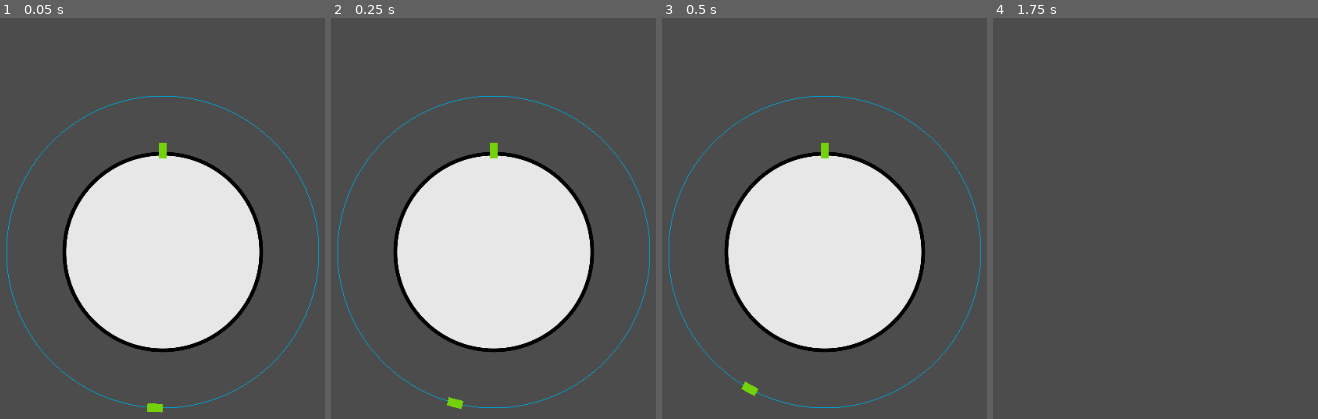
Above: before the commit, frames 1-4 (left to right).
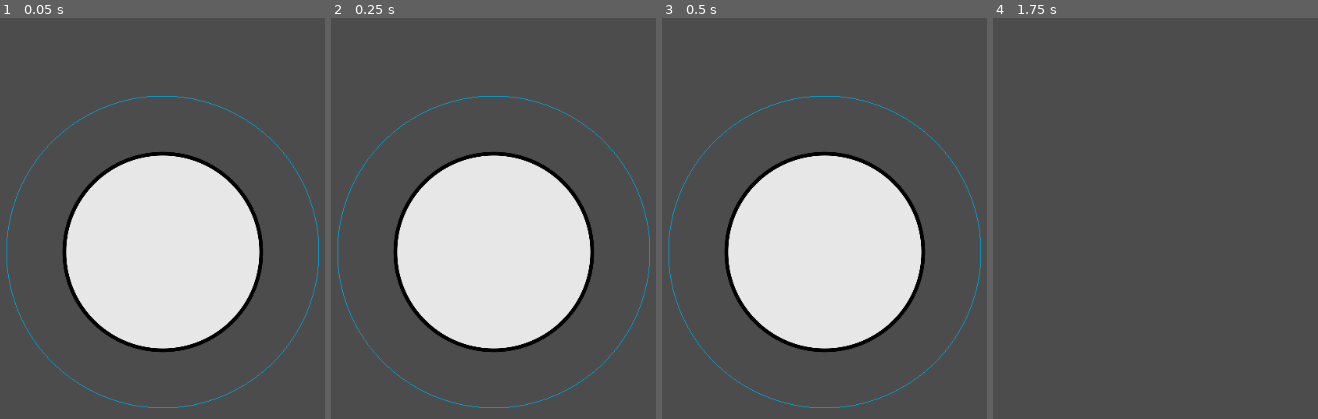
Above: after the commit, the same moments.

Repository: game-prototypes/orbit
Game: Godot game, scene res://scenes/Main.tscn
The game is run twice, just before and just after one commit, with the same random seed, the same clock (stepped at 60 frames per second) and the same inputs.
Inputs (mouse positions are in pixels of both pictures, inside the frame that each line leads up to):
- Up to frame 1 (0.05 s): no input
- Up to frame 2 (0.25 s): no input
- Up to frame 3 (0.5 s): no input
- Up to frame 4 (1.75 s): move the mouse to (outside the picture) at 0.52 s; hold S (camera_padding_down) 0.53-1.28 s; click (outside the picture) at 0.67 s; move the mouse to (996, 274) at 1.27 s; tap A (camera_padding_left) at 1.35 s; click (996, 274) at 1.42 s

The runs differ from the first frame. In frame 1, 0.2% of the frame differs, in the area x 3-97%, y 20-99%; in frame 2, 0.2%; in frame 3, 0.2%, in the area x 1-99%, y 19-98%; in frame 4, nothing differs.

Commit message:
basic ships in orbit

Diff:
--- /dev/null
+++ b/autoload/HUD.gd
@@ -0,0 +1,32 @@
+extends CanvasLayer
+
+
+onready var planet_name:Label=$PlanetInfo/PlanetName
+onready var ships_label:Label=$PlanetInfo/ShipsLabel
+onready var planet_info:Panel=$PlanetInfo
+
+var planet:Planet
+
+func _ready():
+	hide_planet_info()
+
+func display_planet_info(planet: Planet):
+	self.planet=planet
+
+func _process(delta: float) -> void:
+	if planet:
+		planet_name.text=planet.planet_name
+		planet_info.visible=true
+		ships_label.text="Ships: "+ String(planet.ships.size())
+
+func hide_planet_info():
+	planet_info.visible=false
+
+
+func _on_build_button_pressed() -> void:
+	planet.build_ship()
+
+
+func _on_launch_ship_pressed() -> void:
+	if planet.can_launch_ship():
+		planet.launch_ship()
--- /dev/null
+++ b/autoload/HUD.tscn
@@ -0,0 +1,63 @@
+[gd_scene load_steps=2 format=2]
+
+[ext_resource path="res://autoload/HUD.gd" type="Script" id=1]
+
+[node name="HUD" type="CanvasLayer"]
+script = ExtResource( 1 )
+
+[node name="PlanetInfo" type="Panel" parent="."]
+modulate = Color( 1, 1, 1, 0.721569 )
+anchor_left = 1.0
+anchor_right = 1.0
+margin_left = -191.0
+margin_bottom = 229.0
+__meta__ = {
+"_edit_use_anchors_": false
+}
+
+[node name="PlanetName" type="Label" parent="PlanetInfo"]
+margin_left = 5.0
+margin_top = 5.0
+margin_right = 170.0
+margin_bottom = 22.0
+text = "Planet Name"
+__meta__ = {
+"_edit_use_anchors_": false
+}
+
+[node name="ShipsLabel" type="Label" parent="PlanetInfo"]
+margin_left = 5.0
+margin_top = 21.0
+margin_right = 45.0
+margin_bottom = 35.0
+text = "Ships: 0"
+__meta__ = {
+"_edit_use_anchors_": false
+}
+
+[node name="BuildShipButton" type="Button" parent="PlanetInfo"]
+anchor_top = 1.0
+anchor_bottom = 1.0
+margin_left = 8.0
+margin_top = -27.0
+margin_right = 20.0
+margin_bottom = -7.0
+text = "Build Ship"
+__meta__ = {
+"_edit_use_anchors_": false
+}
+
+[node name="LaunchShip" type="Button" parent="PlanetInfo"]
+anchor_top = 1.0
+anchor_bottom = 1.0
+margin_left = 100.0
+margin_top = -27.0
+margin_right = 176.0
+margin_bottom = -7.0
+text = "Launch Ship"
+__meta__ = {
+"_edit_use_anchors_": false
+}
+
+[connection signal="pressed" from="PlanetInfo/BuildShipButton" to="." method="_on_build_button_pressed"]
+[connection signal="pressed" from="PlanetInfo/LaunchShip" to="." method="_on_launch_ship_pressed"]
--- a/camera/camera.gd
+++ b/camera/camera.gd
@@ -5,6 +5,9 @@
 export (Vector2) var zoom_constraint=Vector2(1,5)
 
 var pan_delta=Vector2(0,0)
+
+func _ready() -> void:
+	randomize()
 
 func _unhandled_input(event: InputEvent)->void:
 	if event is InputEventMouseButton:
--- /dev/null
+++ b/clickable_item.gd
@@ -0,0 +1,9 @@
+extends Area2D
+
+signal on_click(button_index)
+
+func _input_event(viewport, event, shape_idx):
+	if event is InputEventMouseButton \
+	and event.button_index == BUTTON_LEFT \
+	and event.is_pressed():
+		emit_signal("on_click", event.button_index)
--- a/entities/orbit/orbit.gd
+++ b/entities/orbit/orbit.gd
@@ -1,27 +1,22 @@
+tool
 extends Node2D
 
-var orbit_speed=1
+var orbit_speed=0.1
 export var radius=8
 export var orbit_color:Color
 
-export var quality:int=32
+export var quality:int=128
 
-onready var ship=$Ship
-
-
-func _ready():
-	ship.position=Vector2(0, radius)
-	ship.rotation_degrees=90
+var ships=[]
 
 func _process(delta):
-	self.rotate(orbit_speed*delta)
+	if not Engine.editor_hint:
+		self.rotate(orbit_speed*delta)
 	update()
 
 
 func _draw():
 	draw_circle_arc(Vector2.ZERO, radius, 0, 360, orbit_color)
-
-
 
 func draw_circle_arc(center, radius, angle_from, angle_to, color):
 	var nb_points = 16
@@ -33,3 +28,17 @@
 
 	for index_point in range(quality):
 		draw_line(points_arc[index_point], points_arc[index_point + 1], color)
+
+
+func add_ship(ship) -> void:
+	ships.append(ship)
+	add_child(ship)
+	var ship_degrees=rand_range(0, 359)
+	var ship_radians=deg2rad(ship_degrees)
+
+	var x = radius*cos(ship_radians);
+	var y = radius*sin(ship_radians);
+
+	ship.position=Vector2(x,y)
+
+	ship.rotation_degrees=ship_degrees
--- a/entities/planet/planet.gd
+++ b/entities/planet/planet.gd
@@ -1,11 +1,32 @@
+class_name Planet
 extends Node2D
 
-
+export var planet_name:String
 export var gravity:float=9.8
 export var radius:float=130
 
-onready var ship=$Ship
+export(PackedScene) var ship_scene
 
-func _ready():
-	ship.position=Vector2(0,-radius)
-	ship.rotation_degrees=0
+onready var orbit=$Orbit
+
+var ships=[]
+
+func _ready() -> void:
+	build_ship()
+	build_ship()
+
+func toggle_info():
+	HUD.display_planet_info(self)
+
+func build_ship():
+	var ship=ship_scene.instance()
+	ships.append(ship)
+
+func _on_click(_button_index) -> void:
+	toggle_info()
+
+func can_launch_ship() -> bool:
+	return !ships.empty()
+
+func launch_ship() -> void:
+	orbit.add_ship(ships.pop_back())
--- a/entities/planet/planet.tscn
+++ b/entities/planet/planet.tscn
@@ -1,7 +1,12 @@
-[gd_scene load_steps=3 format=2]
+[gd_scene load_steps=6 format=2]
 
 [ext_resource path="res://entities/planet/planet.gd" type="Script" id=1]
 [ext_resource path="res://assets/circle.png" type="Texture" id=2]
+[ext_resource path="res://entities/orbit/orbit.gd" type="Script" id=3]
+[ext_resource path="res://clickable_item.gd" type="Script" id=4]
+
+[sub_resource type="CircleShape2D" id=1]
+radius = 130.0
 
 [node name="Planet" type="Node2D" groups=[
 "planet",
@@ -12,3 +17,17 @@
 [node name="Sprite" type="Sprite" parent="."]
 scale = Vector2( 0.25, 0.25 )
 texture = ExtResource( 2 )
+
+[node name="Orbit" type="Node2D" parent="."]
+rotation = 8.80033
+script = ExtResource( 3 )
+radius = 200
+orbit_color = Color( 0, 0.701961, 0.917647, 1 )
+
+[node name="Area2D" type="Area2D" parent="."]
+script = ExtResource( 4 )
+
+[node name="CollisionShape2D" type="CollisionShape2D" parent="Area2D"]
+shape = SubResource( 1 )
+
+[connection signal="on_click" from="Area2D" to="." method="_on_click"]
--- a/project.godot
+++ b/project.godot
@@ -8,11 +8,25 @@
 
 config_version=4
 
+_global_script_classes=[ {
+"base": "Node2D",
+"class": "Planet",
+"language": "GDScript",
+"path": "res://entities/planet/planet.gd"
+} ]
+_global_script_class_icons={
+"Planet": ""
+}
+
 [application]
 
 config/name="orbit"
 run/main_scene="res://scenes/Main.tscn"
 config/icon="res://icon.png"
+
+[autoload]
+
+HUD="*res://autoload/HUD.tscn"
 
 [input]
 
--- a/scenes/Main.tscn
+++ b/scenes/Main.tscn
@@ -1,30 +1,17 @@
-[gd_scene load_steps=5 format=2]
+[gd_scene load_steps=4 format=2]
 
 [ext_resource path="res://entities/planet/planet.tscn" type="PackedScene" id=1]
 [ext_resource path="res://entities/ship/ship.tscn" type="PackedScene" id=2]
-[ext_resource path="res://entities/orbit/orbit.gd" type="Script" id=3]
 [ext_resource path="res://camera/camera.gd" type="Script" id=4]
 
 [node name="Main" type="Node2D"]
-
-[node name="Planet" parent="." instance=ExtResource( 1 )]
-
-[node name="Orbit" type="Node2D" parent="Planet"]
-script = ExtResource( 3 )
-radius = 200
-orbit_color = Color( 0, 0.701961, 0.917647, 1 )
-quality = 128
-
-[node name="Ship" parent="Planet/Orbit" instance=ExtResource( 2 )]
-position = Vector2( -34.335, -165.408 )
-rotation = 1.5708
-
-[node name="Ship" parent="Planet" instance=ExtResource( 2 )]
-position = Vector2( -34.335, -165.408 )
-rotation = 1.5708
 
 [node name="Camera2D" type="Camera2D" parent="."]
 position = Vector2( -1, 0 )
 current = true
 script = ExtResource( 4 )
 zoom_constraint = Vector2( 0.2, 5 )
+
+[node name="Planet" parent="." instance=ExtResource( 1 )]
+planet_name = "Gallifrey"
+ship_scene = ExtResource( 2 )
